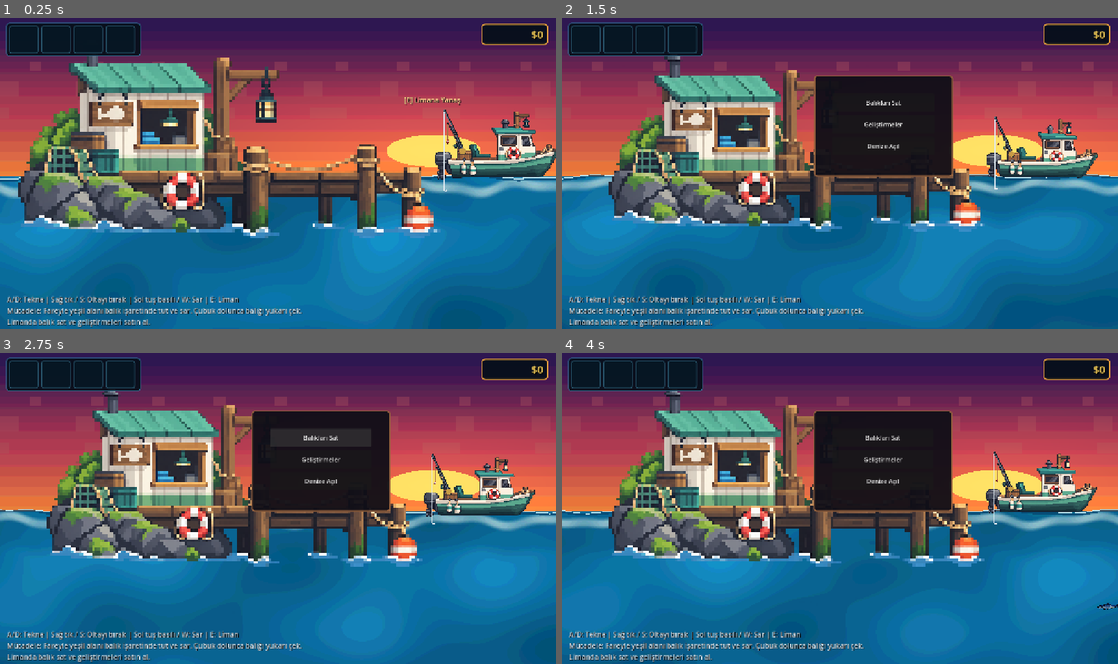
Above: before the commit, frames 1-4 (two rows, left to right).
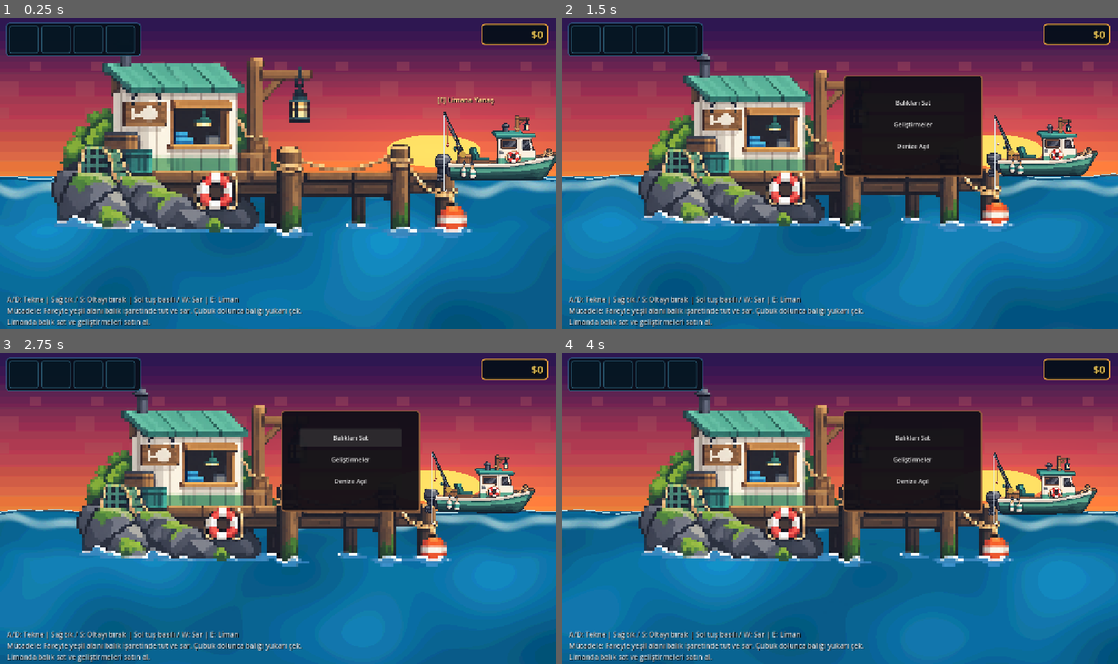
Above: after the commit, the same moments.

Repository: mirackayademir/TinyFisher
Game: Godot game, scene res://scenes/world.tscn
The game is run twice, just before and just after one commit, with the same random seed, the same clock (stepped at 60 frames per second) and the same inputs.
Inputs (mouse positions are in pixels of both pictures, inside the frame that each line leads up to):
- Up to frame 1 (0.25 s): no input
- Up to frame 2 (1.5 s): move the mouse to (962, 157) at 0.52 s; hold D (move_right) 0.53-1.28 s; tap E (dock) at 0.6, 1.35 s; click (962, 157) at 0.67 s; move the mouse to (728, 189) at 1.27 s; hold S from 1.28 s (still down)
- Up to frame 3 (2.75 s): move the mouse to (333, 440) at 2.02 s; release S at 2.03 s; hold D (move_right) from 2.03 s (still down); tap E (dock) at 2.1 s
- Up to frame 4 (4 s): move the mouse to (812, 570) at 2.77 s; release D (move_right) at 2.78 s; hold W 2.78-3.53 s; tap E (dock) at 2.85, 3.6 s; click (812, 570) at 2.92 s; move the mouse to (1006, 555) at 3.52 s; hold A (move_left) from 3.53 s (still down)

The runs differ from the first frame. In frame 1, 27% of the frame differs, in the area x 0-100%, y 12-71%; in frame 2, 23%; in frame 3, 23%; in frame 4, 23%.

Commit message:
Add hook depth upgrade to harbor

Diff:
--- a/scenes/world.gd
+++ b/scenes/world.gd
@@ -5,6 +5,8 @@
 const WATER_SURFACE_Y: float = 360.0
 const CAMERA_NORMAL_X: float = 350.0
 const CAMERA_HARBOR_X: float = -160.0
+const BASE_DEPTH_METERS: int = 50
+const DEPTH_METERS_PER_LEVEL: int = 10
 
 @onready var dock_prompt: Label = $DockPrompt
 @onready var dock_menu: Panel = $DockMenu
@@ -31,14 +33,17 @@
 @onready var capacity_button: Button = $UpgradeMenu/CapacityButton
 @onready var fight_ease_button: Button = $UpgradeMenu/FightEaseButton
 @onready var upgrade_info_label: Label = $UpgradeMenu/InfoLabel
+@onready var upgrade_back_button: Button = $UpgradeMenu/BackButton
 
 var boat_in_dock_area: bool = false
 var docked: bool = false
 var money: int = 0
 var money_panel: Panel
+var depth_button: Button
 
 var boat_speed_level: int = 0
 var rod_speed_level: int = 0
+var depth_level: int = 0
 var capacity_level: int = 0
 var fight_ease_level: int = 0
 
@@ -62,6 +67,7 @@
 	upgrade_menu.visible = false
 	_setup_harbor()
 	_setup_dock_menu()
+	_setup_depth_upgrade_button()
 	_setup_surface_waves()
 	_setup_money_hud()
 	_setup_inventory_discovery()
@@ -75,12 +81,10 @@
 	dock_sprite.scale = Vector2(7.8, 7.8)
 	dock_sprite.position = Vector2(310.0, 250.0)
 
-	# Büyüyen limanın iskelesinin içine tekne giremez; yalnızca sağdaki yanaşma bölgesine kadar gelir.
-	boat.min_world_x = 790.0
-
-	# Tekne sprite/collision merkezi kendi node kökünden sağa ofsetli olduğu için eski DockArea
-	# teknenin gerçek çarpışma gövdesine değmiyordu. Görsel limana dokunmadan sadece etkileşim alanını
-	# teknenin yanaşma noktasını kapsayacak şekilde sağa alıp genişletiyoruz.
+	# Tekne limanın iskelesine kadar yaklaşabilir; liman görselinin boyutuna dokunma.
+	boat.min_world_x = 520.0
+
+	# Etkileşim alanı teknenin yanaşma noktasını kapsar.
 	dock_collision.position = Vector2(1120.0, 335.0)
 	var dock_shape := dock_collision.shape as RectangleShape2D
 	if dock_shape != null:
@@ -90,8 +94,9 @@
 	dock_prompt.size = Vector2(270.0, 38.0)
 	dock_prompt.add_theme_font_size_override("font_size", 18)
 
-	upgrade_menu.position = Vector2(330.0, 42.0)
-	upgrade_menu.size = Vector2(620.0, 430.0)
+	# Beşinci geliştirme satırı için menüyü biraz aşağı uzat.
+	upgrade_menu.position = Vector2(330.0, 30.0)
+	upgrade_menu.size = Vector2(620.0, 500.0)
 
 
 func _setup_dock_menu() -> void:
@@ -121,6 +126,34 @@
 		button.add_theme_font_size_override("font_size", 18)
 
 
+func _setup_depth_upgrade_button() -> void:
+	# Olta derinliği geliştirmesi mevcut menüye çalışma anında eklenir.
+	# Böylece mevcut liman sahnesinin geri kalan yapısına dokunmadan beşinci geliştirmeyi kazanırız.
+	depth_button = upgrade_menu.get_node_or_null("DepthButton") as Button
+	if depth_button == null:
+		depth_button = Button.new()
+		depth_button.name = "DepthButton"
+		upgrade_menu.add_child(depth_button)
+
+	depth_button.position = Vector2(42.0, 200.0)
+	depth_button.size = Vector2(376.0, 42.0)
+	depth_button.add_theme_font_size_override("font_size", 16)
+
+	if not depth_button.pressed.is_connected(_on_depth_button_pressed):
+		depth_button.pressed.connect(_on_depth_button_pressed)
+
+	# Eski dört satırın alt kısmını bir sıra aşağı kaydır.
+	capacity_button.position = Vector2(42.0, 250.0)
+	capacity_button.size = Vector2(376.0, 42.0)
+	fight_ease_button.position = Vector2(42.0, 300.0)
+	fight_ease_button.size = Vector2(376.0, 42.0)
+	upgrade_info_label.position = Vector2(28.0, 354.0)
+	upgrade_info_label.size = Vector2(404.0, 54.0)
+	upgrade_info_label.autowrap_mode = TextServer.AUTOWRAP_WORD_SMART
+	upgrade_back_button.position = Vector2(150.0, 420.0)
+	upgrade_back_button.size = Vector2(160.0, 34.0)
+
+
 func _set_harbor_camera(active: bool) -> void:
 	if is_instance_valid(_camera_tween):
 		_camera_tween.kill()
@@ -332,6 +365,10 @@
 	_buy_upgrade("rod_speed")
 
 
+func _on_depth_button_pressed() -> void:
+	_buy_upgrade("depth")
+
+
 func _on_capacity_button_pressed() -> void:
 	_buy_upgrade("capacity")
 
@@ -344,11 +381,11 @@
 	if not docked:
 		return
 
-	var level := _get_upgrade_level(key)
+	var level: int = _get_upgrade_level(key)
 	if level >= MAX_UPGRADE_LEVEL:
 		return
 
-	var cost := UPGRADE_COSTS[level]
+	var cost: int = UPGRADE_COSTS[level]
 	if money < cost:
 		upgrade_info_label.text = "Yeterli paran yok. Gereken: $" + str(cost)
 		return
@@ -366,6 +403,8 @@
 			return boat_speed_level
 		"rod_speed":
 			return rod_speed_level
+		"depth":
+			return depth_level
 		"capacity":
 			return capacity_level
 		"fight_ease":
@@ -380,6 +419,8 @@
 			boat_speed_level = level
 		"rod_speed":
 			rod_speed_level = level
+		"depth":
+			depth_level = level
 		"capacity":
 			capacity_level = level
 		"fight_ease":
@@ -389,21 +430,33 @@
 func _apply_upgrades() -> void:
 	boat.set_speed_level(boat_speed_level)
 	hook.set_reel_speed_level(rod_speed_level)
+	hook.set_depth_level(depth_level)
 	hud.set_capacity_level(capacity_level)
 	hud.set_fight_ease_level(fight_ease_level)
+
+	# Derinlik büyüdükçe kamera ve deniz görseli de yeni limite kadar devam etsin.
+	hook.camera_deep_y = maxf(hook.max_depth - 280.0, 1420.0)
+	var water := $Water as ColorRect
+	water.offset_bottom = maxf(water.offset_bottom, hook.max_depth + 1100.0)
 
 
 func _refresh_upgrade_menu() -> void:
 	boat_speed_button.text = _upgrade_button_text("Motor Gücü", boat_speed_level)
 	rod_speed_button.text = _upgrade_button_text("Makara Hızı", rod_speed_level)
+	depth_button.text = _depth_upgrade_button_text(depth_level)
 	capacity_button.text = _upgrade_button_text("Tekne Ambarı", capacity_level)
 	fight_ease_button.text = _upgrade_button_text("Mücadele Desteği", fight_ease_level)
 
 	boat_speed_button.disabled = not _can_afford_level(boat_speed_level)
 	rod_speed_button.disabled = not _can_afford_level(rod_speed_level)
+	depth_button.disabled = not _can_afford_level(depth_level)
 	capacity_button.disabled = not _can_afford_level(capacity_level)
 	fight_ease_button.disabled = not _can_afford_level(fight_ease_level)
-	upgrade_info_label.text = "Her geliştirme 5 seviyedir. Balık satıp para kazan."
+
+	upgrade_info_label.text = (
+		"Olta erişimi: " + str(_current_depth_meters()) + " m. "
+		+ "Derinlik geliştirmesi her seviyede +" + str(DEPTH_METERS_PER_LEVEL) + " m kazandırır."
+	)
 
 
 func _upgrade_button_text(title: String, level: int) -> String:
@@ -412,6 +465,20 @@
 	return title + "  |  Seviye " + str(level) + "/5  |  $" + str(UPGRADE_COSTS[level])
 
 
+func _depth_upgrade_button_text(level: int) -> String:
+	var meters: int = BASE_DEPTH_METERS + (level * DEPTH_METERS_PER_LEVEL)
+	if level >= MAX_UPGRADE_LEVEL:
+		return "Olta Derinliği  |  " + str(meters) + " m  |  MAX"
+	return (
+		"Olta Derinliği  |  " + str(meters) + " m → "
+		+ str(meters + DEPTH_METERS_PER_LEVEL) + " m  |  $" + str(UPGRADE_COSTS[level])
+	)
+
+
+func _current_depth_meters() -> int:
+	return BASE_DEPTH_METERS + (depth_level * DEPTH_METERS_PER_LEVEL)
+
+
 func _can_afford_level(level: int) -> bool:
 	if level >= MAX_UPGRADE_LEVEL:
 		return false
